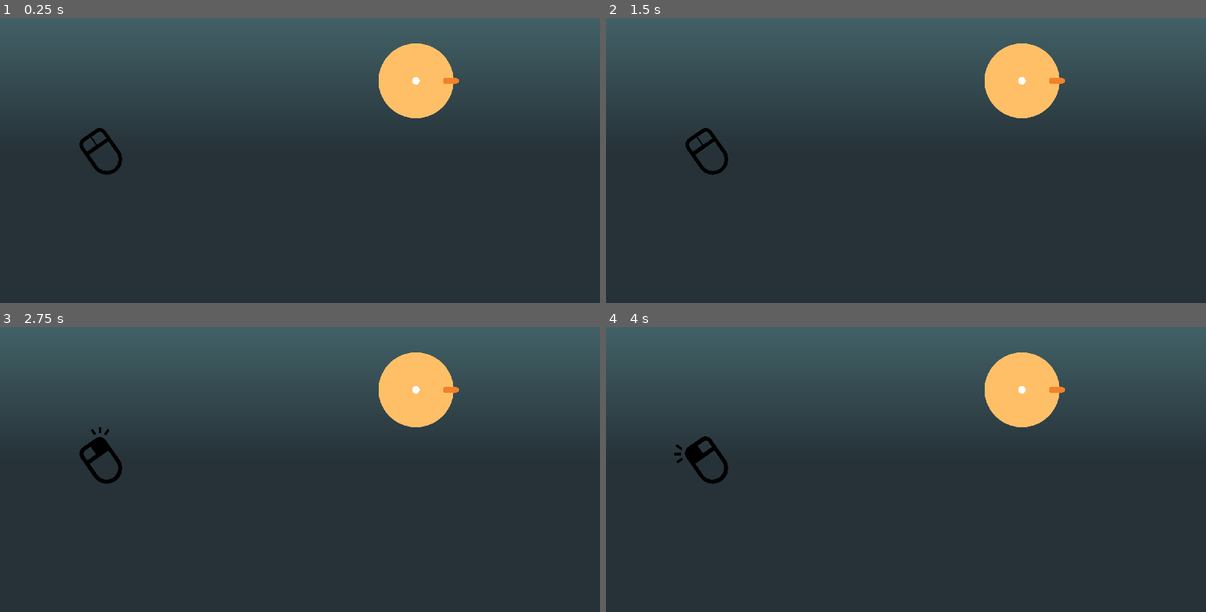
Above: before the commit, frames 1-4 (two rows, left to right).
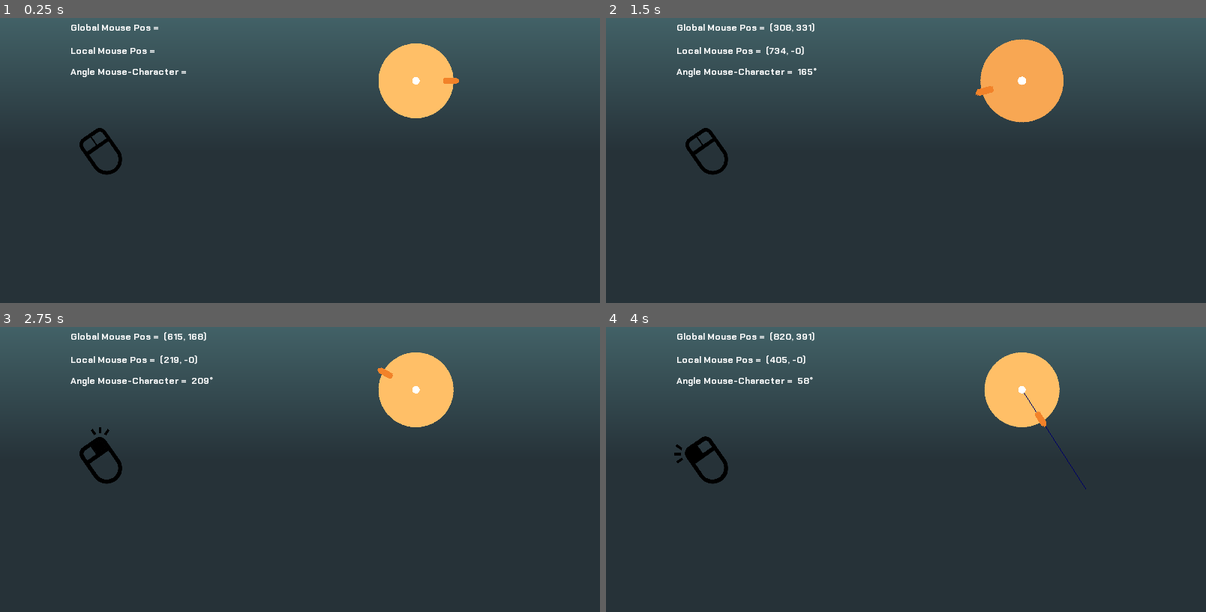
Above: after the commit, the same moments.

Repository: crystal-bit/mouse-input
Game: Godot game, scene res://InputMappingTutorial.tscn
Same seed, same stepped clock (60 frames per second), same inputs: the game is played once before the commit and once after it.
Inputs (mouse positions are in pixels of both pictures, inside the frame that each line leads up to):
- Up to frame 1 (0.25 s): no input
- Up to frame 2 (1.5 s): tap Enter at 0.5 s; move the mouse to (1020, 80) at 0.52 s; press the mouse at (1020, 80) at 0.53 s; hold Right 0.53-1.28 s; move the mouse to (786, 146) at 1.27 s; release the mouse at (786, 146) at 1.28 s; hold Down from 1.28 s (still down); click (786, 146) at 1.35 s
- Up to frame 3 (2.75 s): tap Space at 2 s; move the mouse to (360, 358) at 2.02 s; release Down at 2.03 s; hold Right from 2.03 s (still down); hold Right mouse button (mouse_rmb) from 2.03 s (still down); click (360, 358) at 2.3 s
- Up to frame 4 (4 s): tap Enter at 2.75 s; move the mouse to (876, 506) at 2.77 s; release Right at 2.78 s; release Right mouse button (mouse_rmb) at 2.78 s; hold Up 2.78-3.53 s; click (876, 506) at 2.85 s; tap Space at 3.5 s; move the mouse to (1086, 489) at 3.52 s; press the mouse at (1086, 489) at 3.53 s; hold Left from 3.53 s (still down)

The runs differ from the first frame. In frame 1, 0.5% of the frame differs, in the area x 11-31%, y 2-21%; in frame 2, 1.4%, in the area x 11-77%, y 1-37%; in frame 3, 0.9%; in frame 4, 0.9%.

Commit message:
Redo the tutorial with simpler and cleaner code

Diff:
--- a/Character.gd
+++ b/Character.gd
@@ -6,19 +6,50 @@
 
 signal angle_changed
 
-func set_mouse_hover(val):
-	mouse_hover = val
-	emit_signal("mouse_hover_changed", val)
+# debug variable
+var draw_axis = false
 
-func set_angle(val):
-	"""val in rads"""
-	rotation = val
-	emit_signal("angle_changed", rotation)
 
 func _input(event):
-	pass
+	if event is InputEventMouseMotion:
+		# Calculate the vector from the character to the current mouse position
+		var directionToMouse: Vector2 = get_local_mouse_position()
+		# var directionToMouse: Vector2 = get_local_mouse_position() - global_position
+		# Set the angle (in radians)
+		rotate(directionToMouse.angle())
+		# Shorter alternative in Godot:
+		# rotation = get_global_mouse_position().angle_to_point(global_position)
+		# clamp the rotation
+		if abs(rotation / (2 * PI)) > 1:
+			if rotation > 0:
+				rotation = rotation - (2*PI)
+			else:
+				rotation = rotation + (2*PI)
+		# send value to the GUI
+		emit_signal("angle_changed", rotation)
+	if event is InputEventMouseButton:
+		if event.is_action_pressed("mouse_lmb"):
+			mouse_pressed = true
+		elif event.is_action_released("mouse_lmb"):
+			mouse_pressed = false
 	# request the node a re-draw (calls the _draw() method)
 	update()
 
 func _draw():
-	pass
+	if mouse_pressed:
+		print(get_local_mouse_position().ceil().y)
+		draw_line(Vector2(), get_local_mouse_position(), Color.blue)
+
+	if draw_axis:
+		draw_line(Vector2(), Vector2(500, 0), Color.red)
+		draw_line(Vector2(), Vector2(0, 500), Color.green)
+
+
+func _on_Area2D_mouse_entered():
+	$AnimationPlayer.play("squash")
+	$AnimationPlayer.queue("squash-loop")
+	mouse_hover = true
+
+func _on_Area2D_mouse_exited():
+	$AnimationPlayer.play("squash-out")
+	mouse_hover = false
--- a/GUIControls.gd
+++ b/GUIControls.gd
@@ -5,10 +5,8 @@
 
 func _input(event):
 	if event is InputEventMouseMotion:
-		$HBoxContainer/Value.text = str(event.position)
-		# NOTE: you have to rotate the local position, otherwise you will get strange values that are
-		# relative to the rotate position
-		$HBoxContainer2/Value.text = str(character.get_local_mouse_position().rotated(character.rotation).ceil())
+		$HBoxContainer/Value.text = str(event.position.ceil())  # event.position contains the global mouse position
+		$HBoxContainer2/Value.text = str(character.get_local_mouse_position().ceil())
 
 func _on_Character_angle_changed(new_angle):
 	$HBoxContainer3/Value.text = str(ceil(rad2deg(new_angle))) + "°"
--- a/InputMappingTutorial.tscn
+++ b/InputMappingTutorial.tscn
@@ -1,12 +1,11 @@
-[gd_scene load_steps=15 format=2]
+[gd_scene load_steps=14 format=2]
 
 [ext_resource path="res://GUIControls.gd" type="Script" id=1]
 [ext_resource path="res://assets/font/Chakra_Petch/ChakraPetch-Bold.ttf" type="DynamicFontData" id=2]
 [ext_resource path="res://assets/white-circle.png" type="Texture" id=3]
 [ext_resource path="res://Character.gd" type="Script" id=4]
 [ext_resource path="res://assets/tip.png" type="Texture" id=5]
-[ext_resource path="res://AngleIndicator.gd" type="Script" id=6]
-[ext_resource path="res://mouse/Mouse.tscn" type="PackedScene" id=7]
+[ext_resource path="res://mouse/Mouse.tscn" type="PackedScene" id=6]
 
 [sub_resource type="Gradient" id=1]
 offsets = PoolRealArray( 0.167742, 0.567742 )
@@ -131,12 +130,12 @@
 }
 
 [node name="GUIControls" type="CanvasLayer" parent="."]
+editor/display_folded = true
 script = ExtResource( 1 )
 characterPath = NodePath("../Character")
 
 [node name="HBoxContainer" type="HBoxContainer" parent="GUIControls"]
 editor/display_folded = true
-visible = false
 margin_left = 120.0
 margin_top = 110.0
 margin_right = 255.0
@@ -161,7 +160,6 @@
 
 [node name="HBoxContainer2" type="HBoxContainer" parent="GUIControls"]
 editor/display_folded = true
-visible = false
 margin_left = 120.0
 margin_top = 150.0
 margin_right = 255.0
@@ -182,8 +180,6 @@
 custom_fonts/font = SubResource( 3 )
 
 [node name="HBoxContainer3" type="HBoxContainer" parent="GUIControls"]
-editor/display_folded = true
-visible = false
 margin_left = 120.0
 margin_top = 185.0
 margin_right = 255.0
@@ -204,7 +200,6 @@
 custom_fonts/font = SubResource( 3 )
 
 [node name="Character" type="Sprite" parent="."]
-editor/display_folded = true
 self_modulate = Color( 1, 0.752941, 0.407843, 1 )
 position = Vector2( 710, 220 )
 scale = Vector2( 0.5, 0.5 )
@@ -237,17 +232,10 @@
 anims/squash-loop = SubResource( 6 )
 anims/squash-out = SubResource( 7 )
 
-[node name="AngleIndicator" type="Node2D" parent="."]
-visible = false
-script = ExtResource( 6 )
-characterPath = NodePath("../Character")
-draw_angle = true
-
-[node name="MouseIcon" parent="." instance=ExtResource( 7 )]
+[node name="MouseIcon" parent="." instance=ExtResource( 6 )]
 position = Vector2( 160, 340 )
 scale = Vector2( 0.4, 0.4 )
 
 [connection signal="angle_changed" from="Character" to="GUIControls" method="_on_Character_angle_changed"]
-[connection signal="mouse_hover_changed" from="Character" to="GUIControls" method="_on_Character_mouse_hover_changed"]
 [connection signal="mouse_entered" from="Character/Area2D" to="Character" method="_on_Area2D_mouse_entered"]
 [connection signal="mouse_exited" from="Character/Area2D" to="Character" method="_on_Area2D_mouse_exited"]
